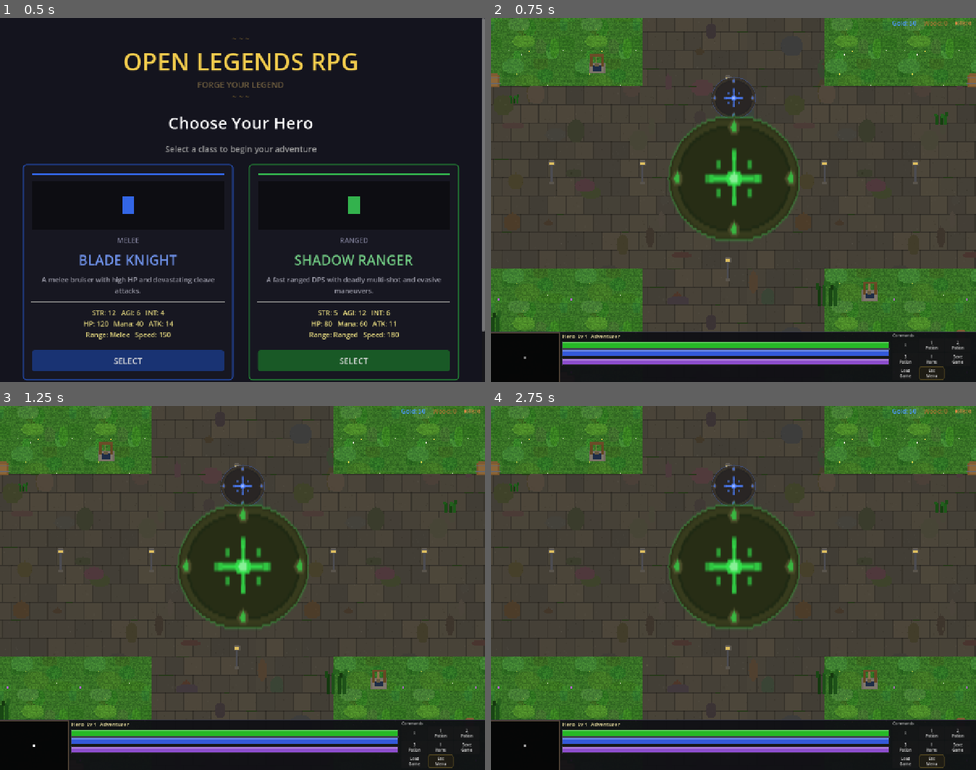
Above: before the commit, frames 1-4 (two rows, left to right).
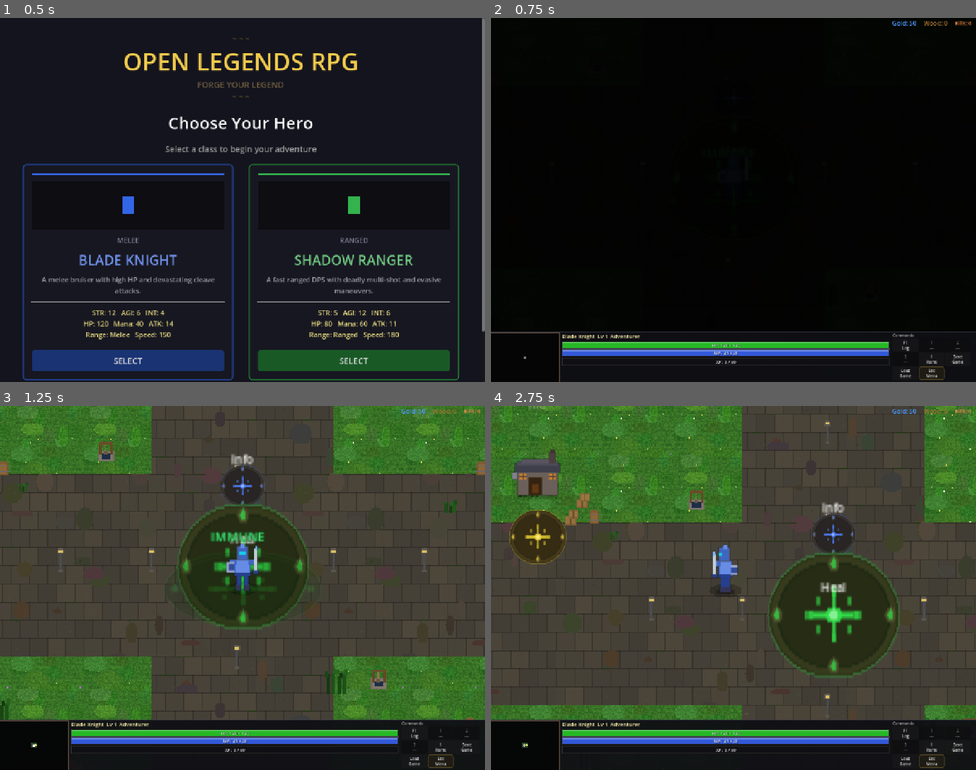
Above: after the commit, the same moments.

Repository: slxny/legends-open-rpg
Game: Godot game, scene res://scenes/main.tscn
The game is run twice, just before and just after one commit, with the same random seed, the same clock (stepped at 60 frames per second) and the same inputs.
Inputs (mouse positions are in pixels of both pictures, inside the frame that each line leads up to):
- Up to frame 1 (0.5 s): no input
- Up to frame 2 (0.75 s): click "SELECT" at 0.5 s
- Up to frame 3 (1.25 s): no input
- Up to frame 4 (2.75 s): tap Enter at 1.25 s; drag from (524, 744) to (733, 566) at 1.27 s; drag from (636, 606) to (733, 566) at 2.02 s

Frame 1 is identical in both runs. In frame 2, 87% of the frame differs, in the area x 0-100%, y 0-96%; in frame 3, 2.4%; in frame 4, 43%.
Error before the commit: Parse Error: Could not preload resource script "res://scenes/enemies/enemy.gd". (res://scenes/player/player.gd:2539)

Commit message:
Fix GDScript parse error in enemy attack dispatch (v0.65.0)
Single-line if/else statements are not valid GDScript syntax. Split
them across two lines so the match arms parse correctly. This was
preventing the game from loading.

Co-Authored-By: Claude Opus 4.6 <noreply@anthropic.com>

Diff:
--- a/scenes/enemies/enemy.gd
+++ b/scenes/enemies/enemy.gd
@@ -923,39 +923,56 @@
 		return
 	match sprite_type:
 		"rat":
-			if is_special: _anim_rat_frenzy(dir, base_pos) else: _anim_rat_bite(dir, base_pos)
+			if is_special: _anim_rat_frenzy(dir, base_pos)
+			else: _anim_rat_bite(dir, base_pos)
 		"goblin":
-			if is_special: _anim_goblin_backstab(dir, base_pos) else: _anim_goblin_swing(dir, base_pos)
+			if is_special: _anim_goblin_backstab(dir, base_pos)
+			else: _anim_goblin_swing(dir, base_pos)
 		"wolf":
-			if is_special: _anim_wolf_savage_lunge(dir, base_pos) else: _anim_wolf_bite(dir, base_pos)
+			if is_special: _anim_wolf_savage_lunge(dir, base_pos)
+			else: _anim_wolf_bite(dir, base_pos)
 		"skeleton":
-			if is_special: _anim_skeleton_cleave(dir, base_pos) else: _anim_skeleton_slash(dir, base_pos)
+			if is_special: _anim_skeleton_cleave(dir, base_pos)
+			else: _anim_skeleton_slash(dir, base_pos)
 		"spider":
-			if is_special: _anim_spider_venom(dir, base_pos) else: _anim_spider_fang(dir, base_pos)
+			if is_special: _anim_spider_venom(dir, base_pos)
+			else: _anim_spider_fang(dir, base_pos)
 		"bandit":
-			if is_special: _anim_bandit_cross_slash(dir, base_pos) else: _anim_bandit_slash(dir, base_pos)
+			if is_special: _anim_bandit_cross_slash(dir, base_pos)
+			else: _anim_bandit_slash(dir, base_pos)
 		"troll":
-			if is_special: _anim_troll_mega_punch(dir, base_pos) else: _anim_troll_slam(dir, base_pos)
+			if is_special: _anim_troll_mega_punch(dir, base_pos)
+			else: _anim_troll_slam(dir, base_pos)
 		"dark_mage":
-			if is_special: _anim_mage_dark_blast(dir, base_pos) else: _anim_mage_bolt(dir, base_pos)
+			if is_special: _anim_mage_dark_blast(dir, base_pos)
+			else: _anim_mage_bolt(dir, base_pos)
 		"ogre":
-			if is_special: _anim_ogre_ground_pound(dir, base_pos) else: _anim_ogre_fist(dir, base_pos)
+			if is_special: _anim_ogre_ground_pound(dir, base_pos)
+			else: _anim_ogre_fist(dir, base_pos)
 		"tree_god_elk":
-			if is_special: _anim_elk_toss(dir, base_pos) else: _anim_elk_charge(dir, base_pos)
+			if is_special: _anim_elk_toss(dir, base_pos)
+			else: _anim_elk_charge(dir, base_pos)
 		"cave_snake":
-			if is_special: _anim_snake_constrict(dir, base_pos) else: _anim_snake_strike(dir, base_pos)
+			if is_special: _anim_snake_constrict(dir, base_pos)
+			else: _anim_snake_strike(dir, base_pos)
 		"dungeon_bat":
-			if is_special: _anim_bat_divebomb(dir, base_pos) else: _anim_bat_swoop(dir, base_pos)
+			if is_special: _anim_bat_divebomb(dir, base_pos)
+			else: _anim_bat_swoop(dir, base_pos)
 		"vampire_bat":
-			if is_special: _anim_vbat_drain(dir, base_pos) else: _anim_bat_swoop(dir, base_pos)
+			if is_special: _anim_vbat_drain(dir, base_pos)
+			else: _anim_bat_swoop(dir, base_pos)
 		"flan":
-			if is_special: _anim_flan_bodyslam(dir, base_pos) else: _anim_flan_bounce(dir, base_pos)
+			if is_special: _anim_flan_bodyslam(dir, base_pos)
+			else: _anim_flan_bounce(dir, base_pos)
 		"mimic":
-			if is_special: _anim_mimic_devour(dir, base_pos) else: _anim_mimic_chomp(dir, base_pos)
+			if is_special: _anim_mimic_devour(dir, base_pos)
+			else: _anim_mimic_chomp(dir, base_pos)
 		"ghoul":
-			if is_special: _anim_ghoul_rend(dir, base_pos) else: _anim_ghoul_claw(dir, base_pos)
+			if is_special: _anim_ghoul_rend(dir, base_pos)
+			else: _anim_ghoul_claw(dir, base_pos)
 		"crypt_knight":
-			if is_special: _anim_cknight_bash(dir, base_pos) else: _anim_cknight_swing(dir, base_pos)
+			if is_special: _anim_cknight_bash(dir, base_pos)
+			else: _anim_cknight_swing(dir, base_pos)
 		_:
 			_anim_generic_lunge(dir, base_pos)
 
